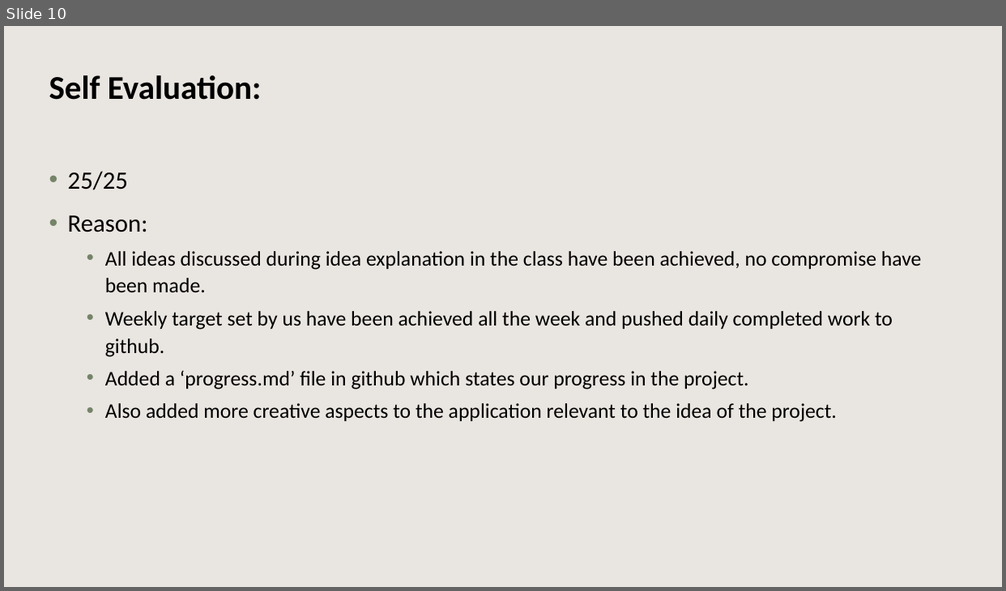
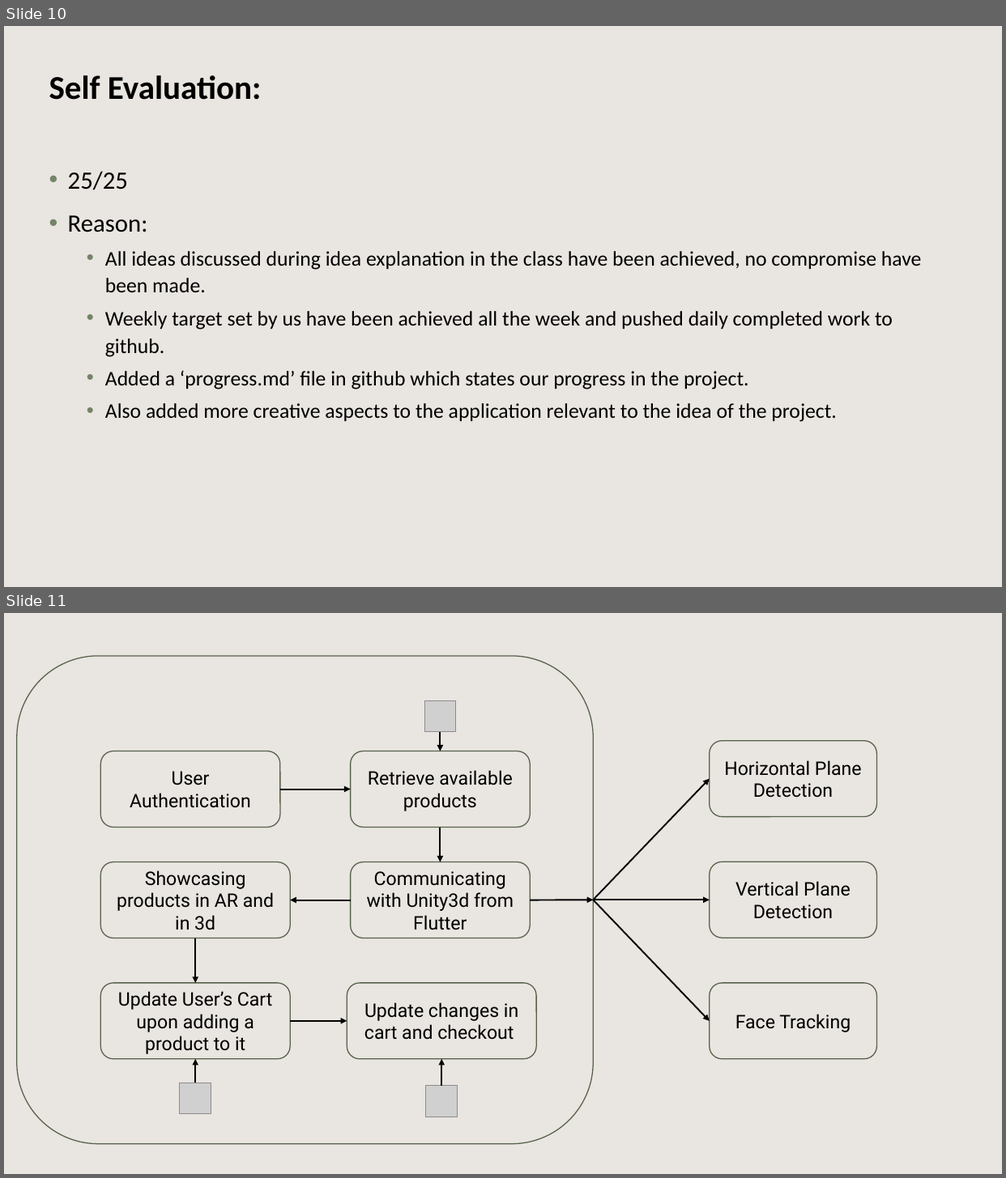
Before and after one commit to akilvishnum/cARt, a slide deck: Review1/CIP_5010-5018-5125_review1.pptx. Shown one above the other, each under a label of ours: slide 10 before the commit, slides 10 and 11 after it. The pictures are 1006x591 and 1006x1178 pixels, drawn with LibreOffice and Linux fonts; fonts in the diff are those of the drawing; grey boxes stand for pictures; background and template pictures are left out. Boxes give left, top, right and bottom in pixels: in the first picture for what was removed or moved away, otherwise in the second. Text is boxed around its words. In the diff, an @@ line names an element or a change of style, - is before the commit and + after.

```diff
--- a/Review1/CIP_5010-5018-5125_review1.pptx
+++ b/Review1/CIP_5010-5018-5125_review1.pptx
@@ slide 11 added at box(4, 613, 1002, 1174), background #FFFFFF; not listed: 1 template element that a slide beside it also shows @@
@@ rounded rectangle added at box(17, 656, 593, 1144), outline #57624D 1 pt @@
@@ picture added at box(424, 700, 456, 732) @@
@@ arrow added from (441, 732) to (441, 752), #000000 1.5 pt @@
@@ rounded rectangle added at box(100, 752, 280, 828), outline #57624D 1 pt, 18 pt, text #000000 @@
+User Authentication
@@ rounded rectangle added at box(351, 752, 530, 828), outline #57624D 1 pt, 18 pt, text #000000 @@
+Retrieve available products
@@ rounded rectangle added at box(710, 741, 877, 817), outline #57624D 1 pt, 18 pt, text #000000 @@
+Horizontal Plane Detection
@@ arrow added from (593, 900) to (710, 779), #000000 1.5 pt @@
@@ arrow added from (280, 789) to (351, 789), #000000 1.5 pt @@
@@ arrow added from (441, 827) to (441, 862), #000000 1.5 pt @@
@@ rounded rectangle added at box(100, 862, 290, 939), outline #57624D 1 pt, 18 pt, text #000000 @@
+Showcasing products in AR and in 3d
@@ rounded rectangle added at box(351, 862, 530, 939), outline #57624D 1 pt, 18 pt, text #000000 @@
+Communicating with Unity3d from Flutter
@@ rounded rectangle added at box(710, 862, 877, 939), outline #57624D 1 pt, 18 pt, text #000000 @@
+Vertical Plane Detection
@@ arrow added from (351, 901) to (290, 901), #000000 1.5 pt @@
@@ arrow added from (530, 901) to (593, 900), #000000 1.5 pt @@
@@ arrow added from (593, 900) to (710, 900), #000000 1.5 pt @@
@@ arrow added from (593, 900) to (710, 1021), #000000 1.5 pt @@
@@ arrow added from (196, 939) to (196, 983), #000000 1.5 pt @@
@@ rounded rectangle added at box(100, 983, 290, 1060), outline #57624D 1 pt, 18 pt, text #000000 @@
+Update User’s Cart upon adding a product to it
@@ rounded rectangle added at box(347, 983, 536, 1060), outline #57624D 1 pt, 18 pt, text #000000 @@
+Update changes in cart and checkout
@@ rounded rectangle added at box(710, 983, 877, 1060), outline #57624D 1 pt, 18 pt, text #000000 @@
+Face Tracking
@@ arrow added from (290, 1021) to (347, 1021), #000000 1.5 pt @@
@@ arrow added from (196, 1083) to (196, 1059), #000000 1.5 pt @@
@@ arrow added from (442, 1086) to (442, 1059), #000000 1.5 pt @@
@@ picture added at box(180, 1083, 211, 1114) @@
@@ picture added at box(426, 1086, 458, 1118) @@
```
Also in this commit, not shown: 6 other files.
